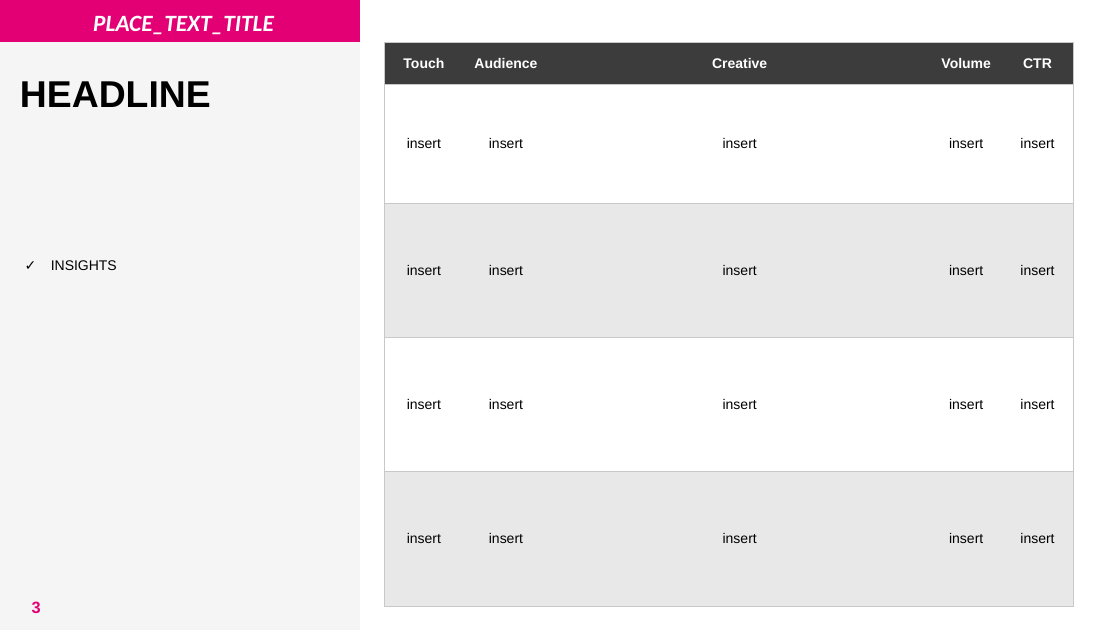
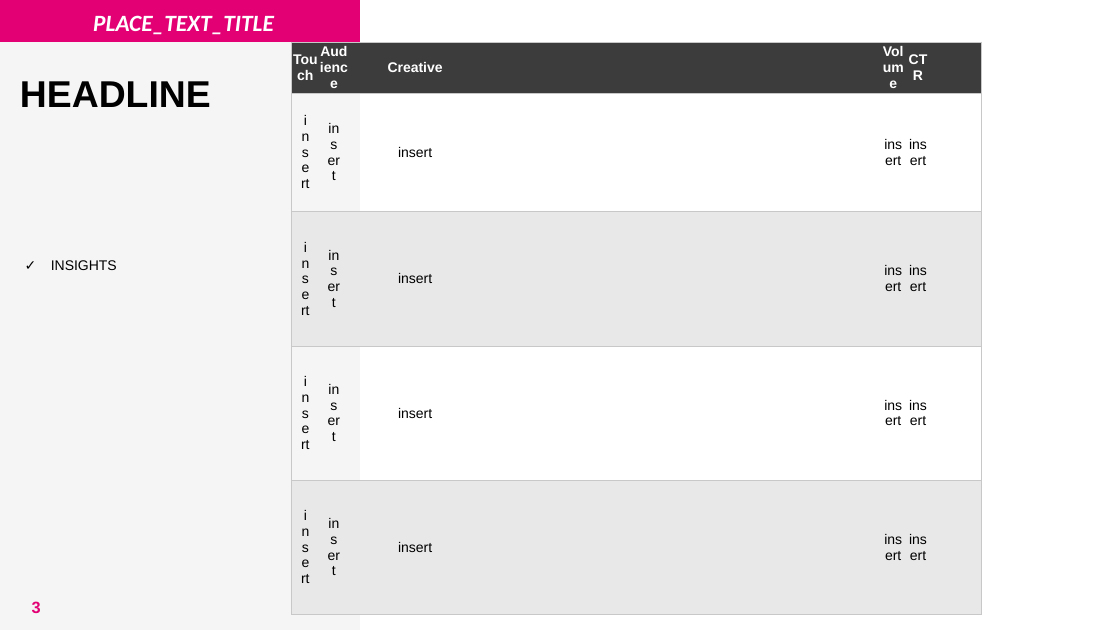
Before and after one commit to LobsterQBA/postpaid_automation, a slide deck: slide 3 of template.pptx. Drawn at 1120x630 pixels with LibreOffice and Linux fonts; fonts in the diff are those of the drawing. Boxes give left, top, right and bottom in pixels: in the first picture for what was removed or moved away, otherwise in the second. Text is boxed around its words. In the diff, an @@ line names an element or a change of style, - is before the commit and + after.

Commit message:
Add PPT generator web app with T-Mobile Magenta theme

```diff
--- a/template.pptx
+++ b/template.pptx
@@ table at box(292, 42, 980, 615) @@
+column 4:  |  |  |  | 
+column 5:  |  |  |  | 
+column 6:  |  |  |  | 
+column 9:  |  |  |  | 
+column 10:  |  |  |  | 
@@ table: place and size @@
-table at box(384, 42, 1074, 606)
+table at box(292, 42, 980, 615)
```
Also in this commit, not shown: 5 other files.
